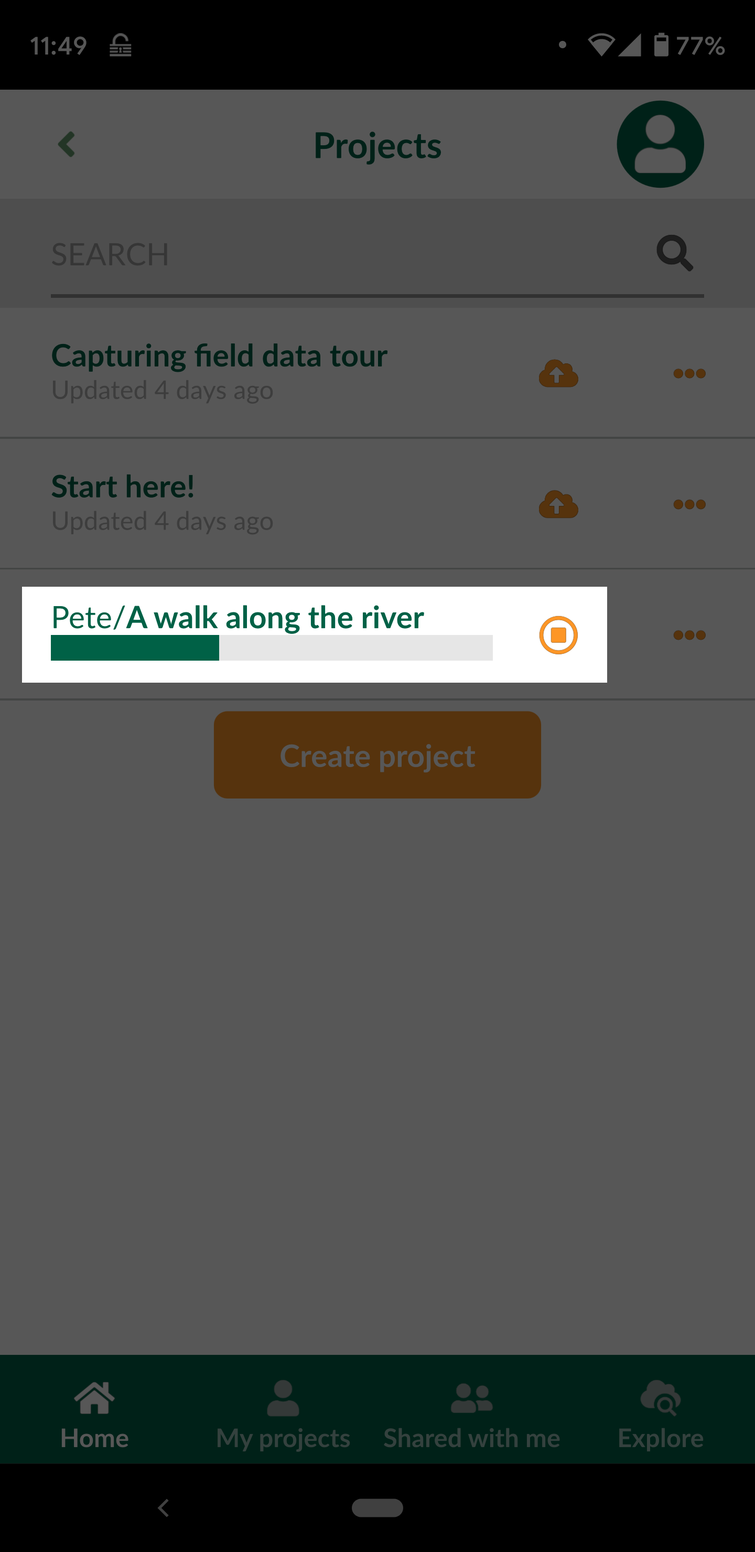
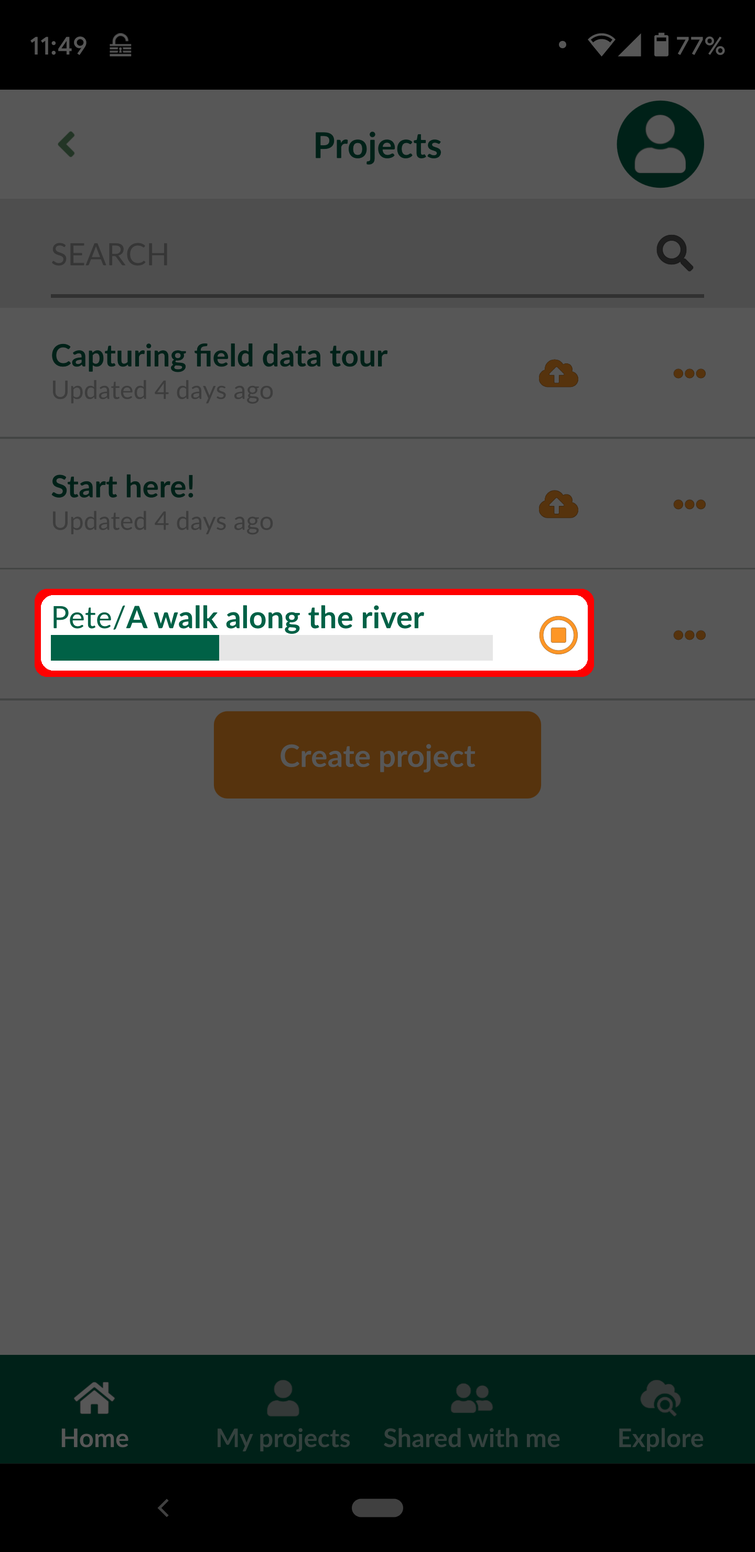
Before/after of a 755 × 1552 layered artwork. What changed in the layer stack:
added layer "Red" above "Black" over [34,588,595,678]
painted on "Black" over [22,586,608,683]
